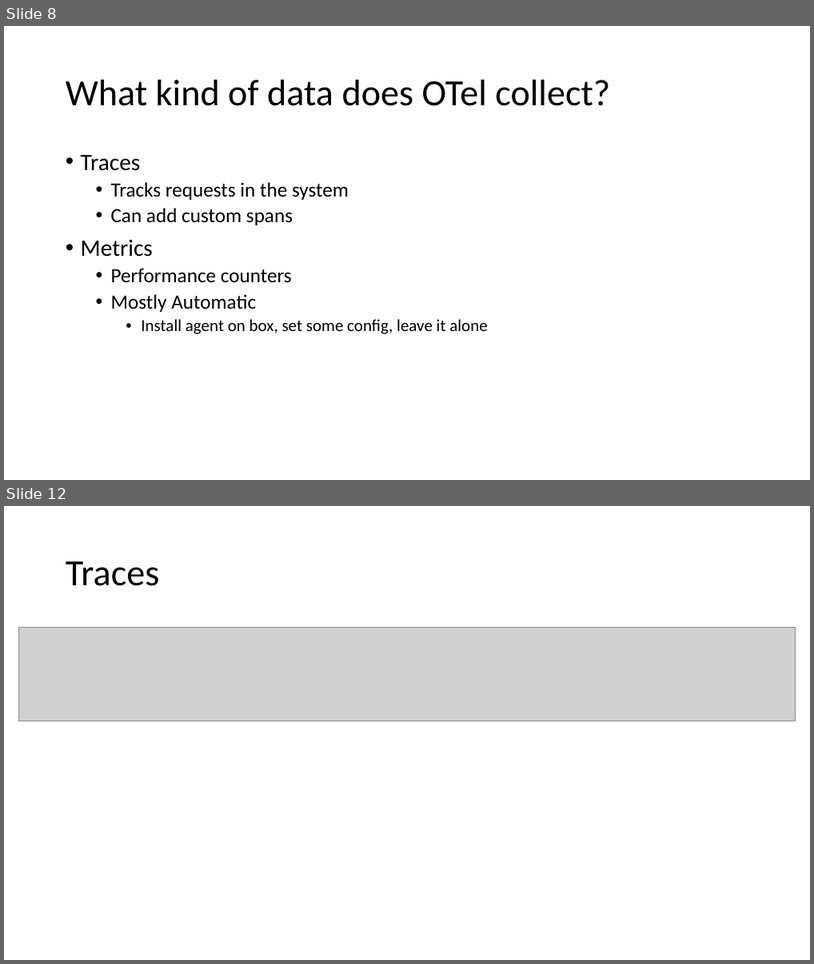
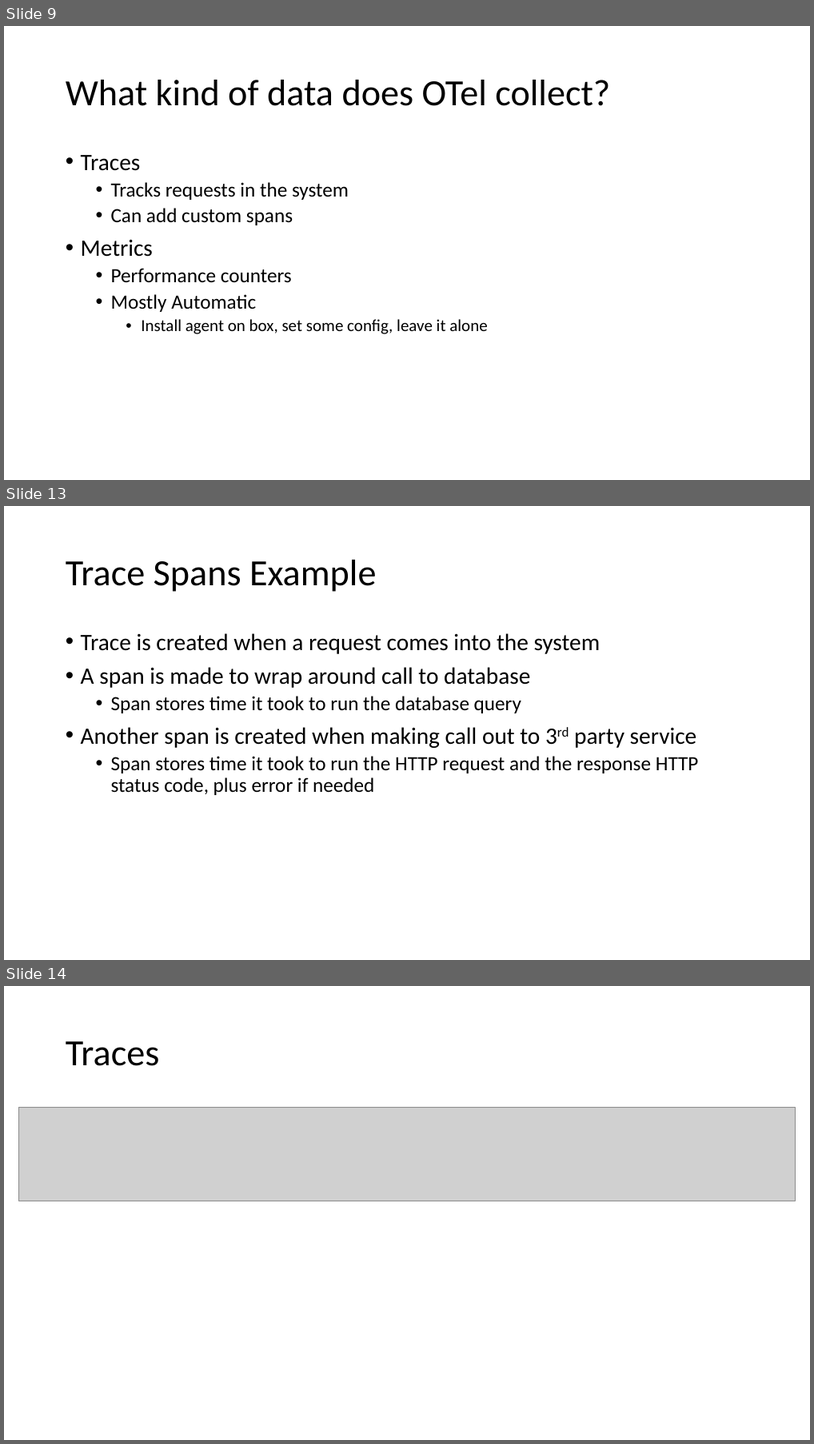
Before and after one commit to ProgrammerAL/Presentations-2023, a slide deck: 2023-03 - Orlando Code Camp - OpenTelemetry/Presentation.pptx. Shown one above the other, each under a label of ours: slides 8 and 12 before the commit, slides 9, 13 and 14 after it; the slides between them are not shown. The pictures are 814x964 and 814x1444 pixels, drawn with LibreOffice and Linux fonts; fonts in the diff are those of the drawing; grey boxes stand for pictures. Boxes give left, top, right and bottom in pixels: in the first picture for what was removed or moved away, otherwise in the second. Text is boxed around its words. In the diff, an @@ line names an element or a change of style, - is before the commit and + after.

```diff
--- a/2023-03 - Orlando Code Camp - OpenTelemetry/Presentation.pptx
+++ b/2023-03 - Orlando Code Camp - OpenTelemetry/Presentation.pptx
@@ slide 13 added at (4,506,810,960), background #FFFFFF @@
@@ title added at (66,560,376,592), 44 pt, text #000000 @@
+Trace Spans Example
@@ text added at (81,633,699,795), 28 pt, text #000000 @@
+• Trace is created when a request comes into the system
+• A span is made to wrap around call to database
+  • Span stores time it took to run the database query
+• Another span is created when making call out to 3rd party service
+  • Span stores time it took to run the HTTP request and the response HTTP status code, plus error if needed
@@ what was slide 8 is now slide 9 @@
@@ what was slide 12 is now slide 14 @@
```
Also in this commit, not shown: 4 slides changed, 1 other slide added, 2 other files.
